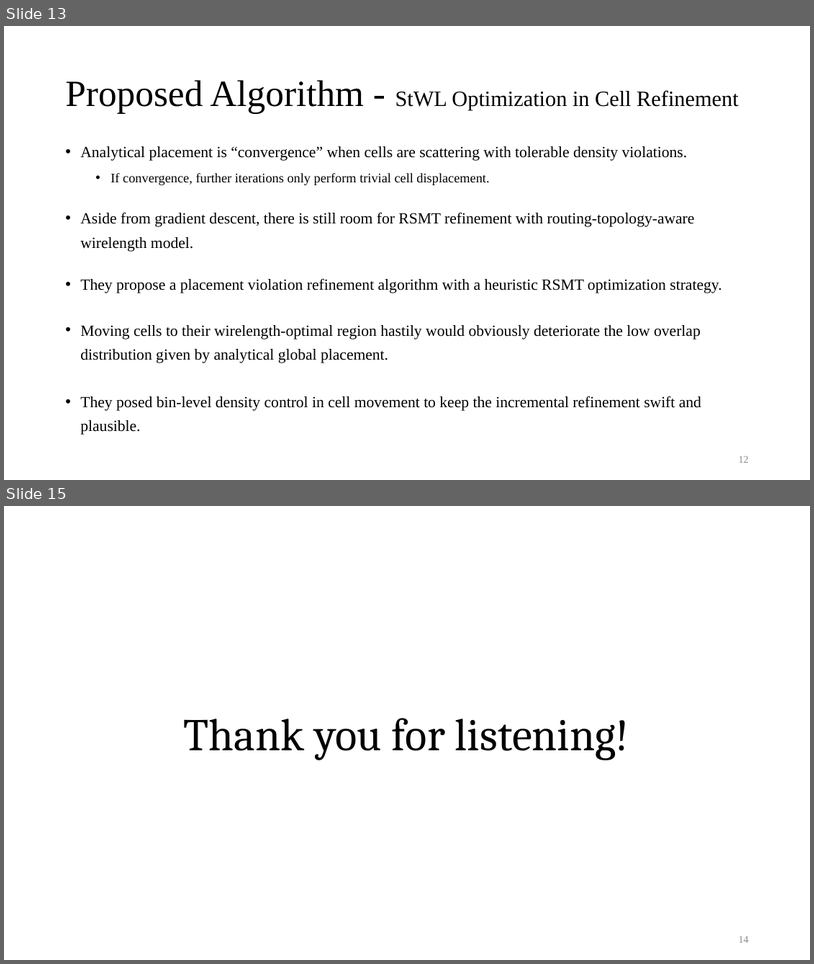
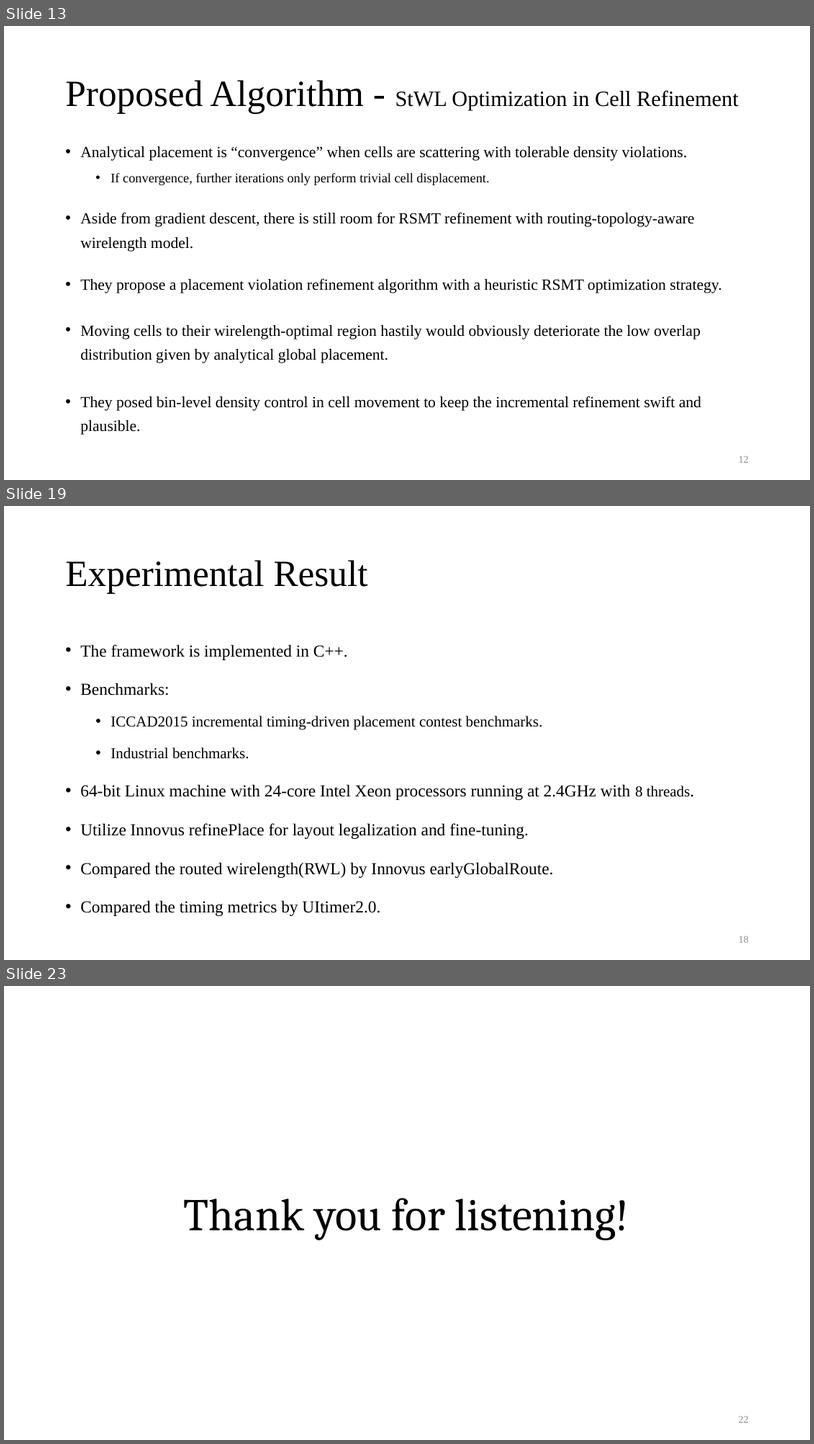
Before and after one commit to Pacific-Feng-Studuies/Studied-Papers, a slide deck: GM/Placement/An Analytical Placement Algorithm with Routing topology Optimization/An Analytical Placement Algorithm with Routing topology Optimization.pptx. Shown one above the other, each under a label of ours: slides 13 and 15 before the commit, slides 13, 19 and 23 after it; the slides between them are not shown. The pictures are 814x964 and 814x1444 pixels, drawn with LibreOffice and Linux fonts; fonts in the diff are those of the drawing. Boxes give left, top, right and bottom in pixels: in the first picture for what was removed or moved away, otherwise in the second. Text is boxed around its words. In the diff, an @@ line names an element or a change of style, - is before the commit and + after.

```diff
--- a/GM/Placement/An Analytical Placement Algorithm with Routing topology Optimization/An Analytical Placement Algorithm with Routing topology Optimization.pptx
+++ b/GM/Placement/An Analytical Placement Algorithm with Routing topology Optimization/An Analytical Placement Algorithm with Routing topology Optimization.pptx
@@ slide 19 added at (4, 506, 810, 960), background #FFFFFF @@
@@ title added at (65, 560, 368, 593), 44 pt, text #000000 @@
+Experimental Result
@@ text added at (80, 644, 691, 916), 20 pt, text #000000 @@
+• The framework is implemented in C++.
+• Benchmarks:
+  • ICCAD2015 incremental timing-driven placement contest benchmarks.
+  • Industrial benchmarks.
+• 64-bit Linux machine with 24-core Intel Xeon processors running at 2.4GHz with 8 threads.
+• Utilize Innovus refinePlace for layout legalization and fine-tuning.
+• Compared the routed wirelength(RWL) by Innovus earlyGlobalRoute.
+• Compared the timing metrics by UItimer2.0.
@@ page number added at (739, 936, 749, 942), 12 pt, text #8C8C8C @@
+18
@@ what was slide 15 is now slide 23 @@
@@ page number at (739, 1416, 749, 1422): text changed @@
-14
+22
```
Also in this commit, not shown: 1 slide changed, 7 other slides added.
